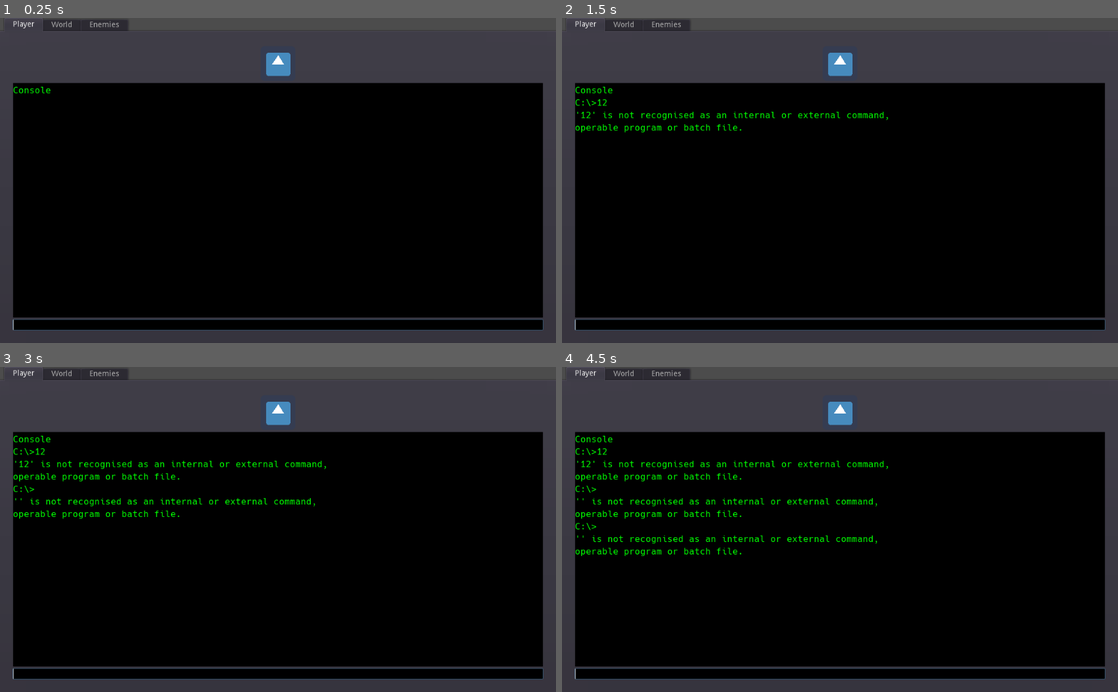
Above: before the commit, frames 1-4 (two rows, left to right).
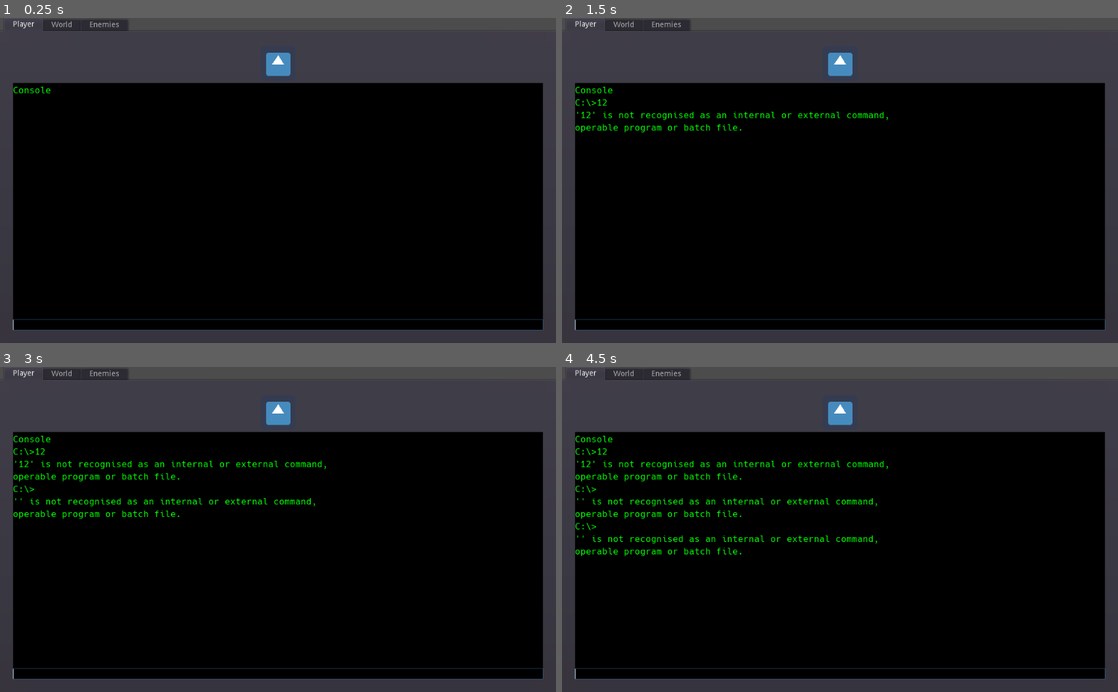
Above: after the commit, the same moments.

Repository: Tri-C-Games/CCC-Jam
Game: Godot game, scene res://UI/Hacking/Hacking GUI.tscn
The game is run twice, just before and just after one commit, with the same random seed, the same clock (stepped at 60 frames per second) and the same inputs. The project has no main scene, so this scene is started directly. The engine's default icon, where the game draws it, is replaced by a stand-in: a white triangle on a blue panel in a dark square.
Inputs (mouse positions are in pixels of both pictures, inside the frame that each line leads up to):
- Up to frame 1 (0.25 s): no input
- Up to frame 2 (1.5 s): click (840, 323) at 0.52 s; type "12" at 0.6 s; tap Enter at 1.25 s; hold Right (ui_right) from 1.28 s (still down)
- Up to frame 3 (3 s): tap Up (ui_up) at 1.52, 2.27 s; tap Space at 2 s; tap Enter at 2.75 s; release Right (ui_right) at 2.78 s; hold Left (ui_left) from 2.78 s (still down)
- Up to frame 4 (4.5 s): tap Space at 3.5 s; release Left (ui_left) at 3.53 s; hold Right (ui_right) from 3.53 s (still down); tap Up (ui_up) at 3.77 s; tap Enter at 4.25 s

The runs differ from the first frame. In frame 1, 0.6% of the frame differs, in the area x 2-98%, y 92-93%; in frame 2, 0.6%; in frame 3, 0.6%; in frame 4, 0.6%.

Commit message:
Removed console output and console input separation.

Diff:
--- a/UI/Hacking/Console.tscn
+++ b/UI/Hacking/Console.tscn
@@ -22,13 +22,14 @@
 anchor_right = 1.0
 anchor_bottom = 1.0
 size_flags_vertical = 3
+custom_constants/separation = 0
 __meta__ = {
 "_edit_use_anchors_": false
 }
 
 [node name="Output" type="TextEdit" parent="VBoxContainer"]
 margin_right = 1024.0
-margin_bottom = 577.0
+margin_bottom = 581.0
 focus_mode = 0
 size_flags_vertical = 3
 theme = ExtResource( 2 )
